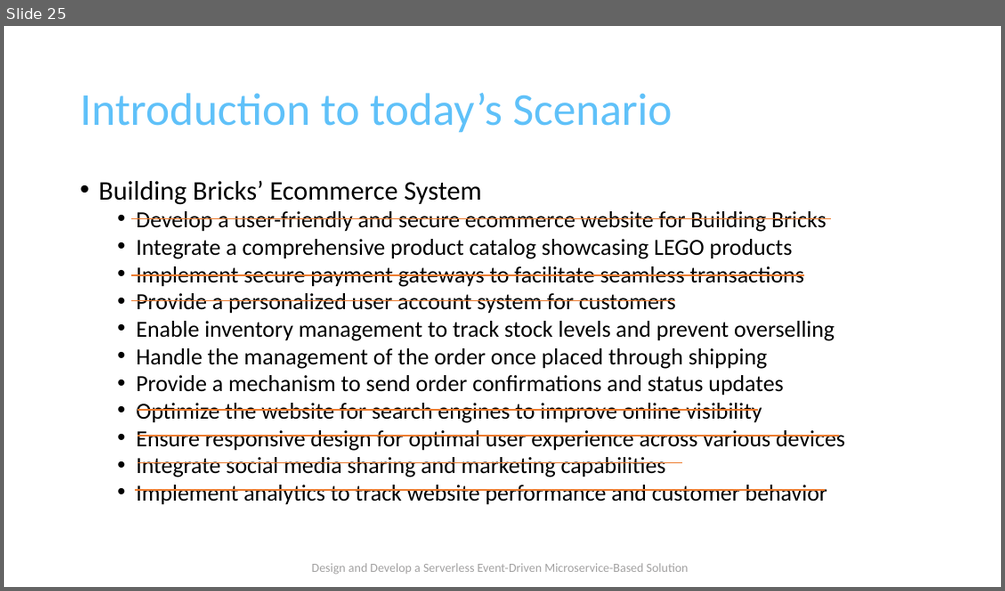
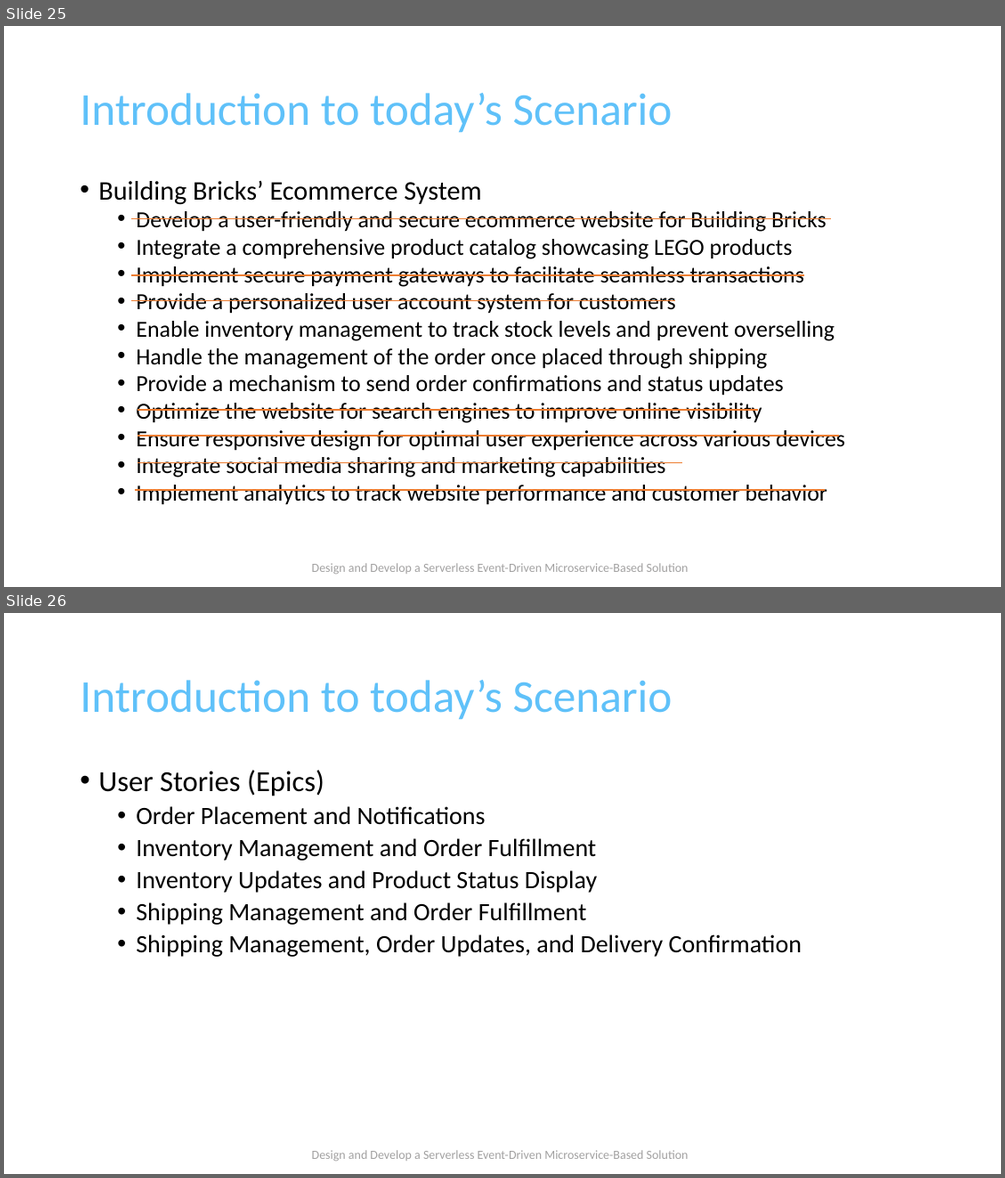
Before and after one commit to TaleLearnCode/DesignDevelopServerlessEventDrivenMicroserviceSolution, a slide deck: EDAWorkshop-01.pptx. Shown one above the other, each under a label of ours: slide 25 before the commit, slides 25 and 26 after it. The pictures are 1005x591 and 1005x1178 pixels, drawn with LibreOffice and Linux fonts; fonts in the diff are those of the drawing; background and template pictures are left out. Boxes give left, top, right and bottom in pixels: in the first picture for what was removed or moved away, otherwise in the second. Text is boxed around its words. In the diff, an @@ line names an element or a change of style, - is before the commit and + after.

Commit message:
Adding user stories

```diff
--- a/EDAWorkshop-01.pptx
+++ b/EDAWorkshop-01.pptx
@@ slide 26 added at [4,613,1001,1174], background #FFFFFF; not listed: 1 template element that a slide beside it also shows @@
@@ title added at [80,680,672,720], 44 pt, text #5FC1F9 @@
+Introduction to today’s Scenario
@@ text added at [98,770,801,957], 24 pt, text #000000 @@
+• User Stories (Epics)
+  • Order Placement and Notifications
+  • Inventory Management and Order Fulfillment
+  • Inventory Updates and Product Status Display
+  • Shipping Management and Order Fulfillment
+  • Shipping Management, Order Updates, and Delivery Confirmation
```
Also in this commit, not shown: 1 slide changed, 7 other files.
